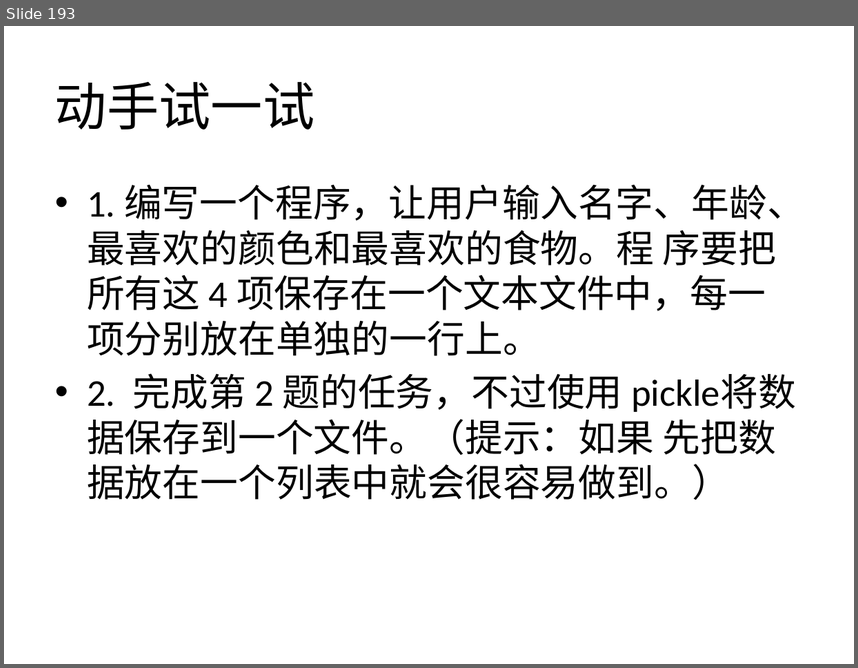
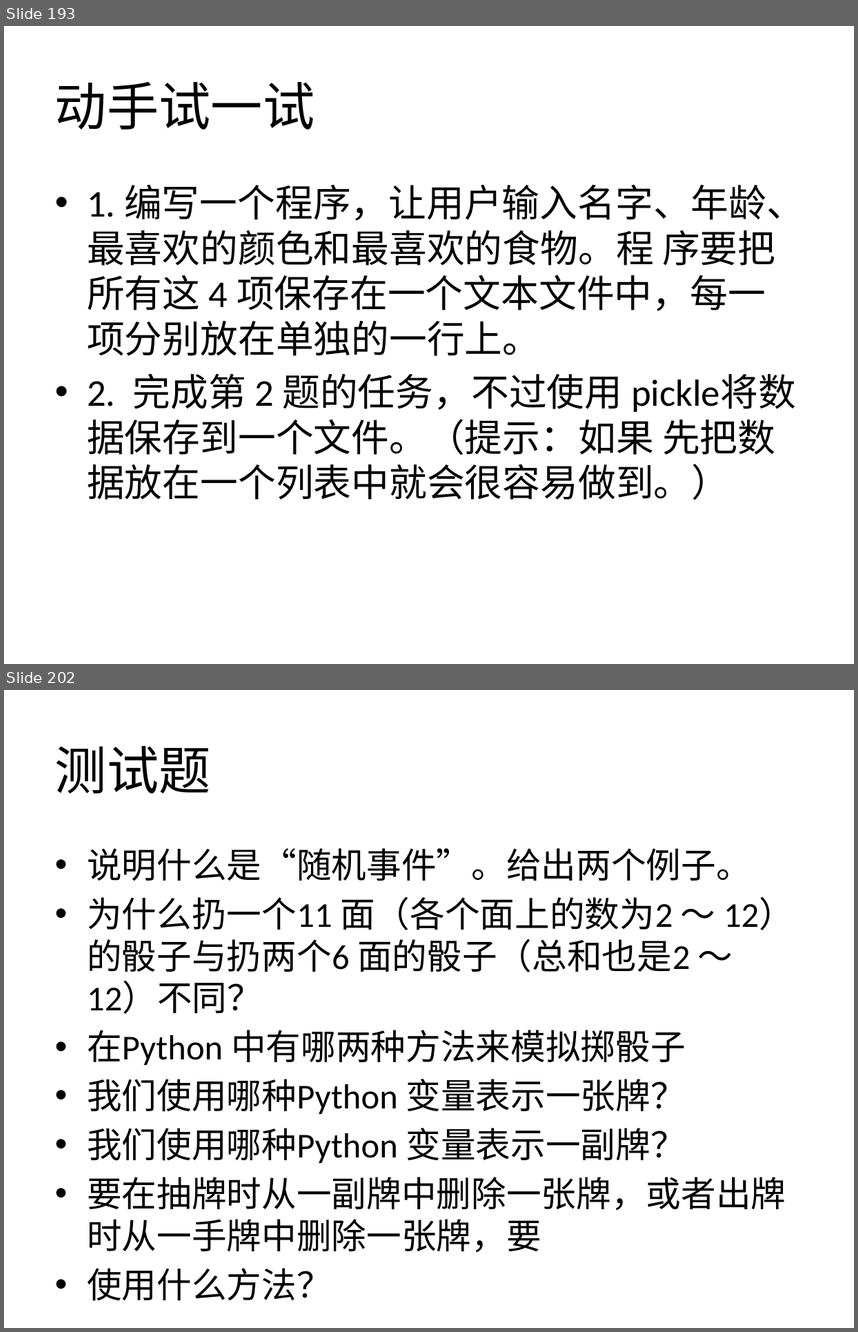
Before and after one commit to zhinan18/Python3, a slide deck: readme/Python3.pptx. Shown one above the other, each under a label of ours: slide 193 before the commit, slides 193 and 202 after it; the slides between them are not shown. The pictures are 858x668 and 858x1332 pixels, drawn with LibreOffice and Linux fonts; fonts in the diff are those of the drawing. Boxes give left, top, right and bottom in pixels: in the first picture for what was removed or moved away, otherwise in the second. Text is boxed around its words. In the diff, an @@ line names an element or a change of style, - is before the commit and + after.

```diff
--- a/readme/Python3.pptx
+++ b/readme/Python3.pptx
@@ slide 202 added at <box>4,690,854,1328</box>, background #FFFFFF @@
@@ title added at <box>55,746,211,793</box>, 44 pt, text #000000 @@
+测试题
@@ text added at <box>87,848,794,1252</box>, 29.6 pt, text #000000 @@
+• 说明什么是“随机事件”。给出两个例子。
+• 为什么扔一个11 面（各个面上的数为2 ～ 12）的骰子与扔两个6 面的骰子（总和也是2 ～ 12）不同？
+• 在Python 中有哪两种方法来模拟掷骰子
+• 我们使用哪种Python 变量表示一张牌？
+• 我们使用哪种Python 变量表示一副牌？
+• 要在抽牌时从一副牌中删除一张牌，或者出牌时从一手牌中删除一张牌，要
+• 使用什么方法？
```
Also in this commit, not shown: 9 other slides added, 5 other files.
